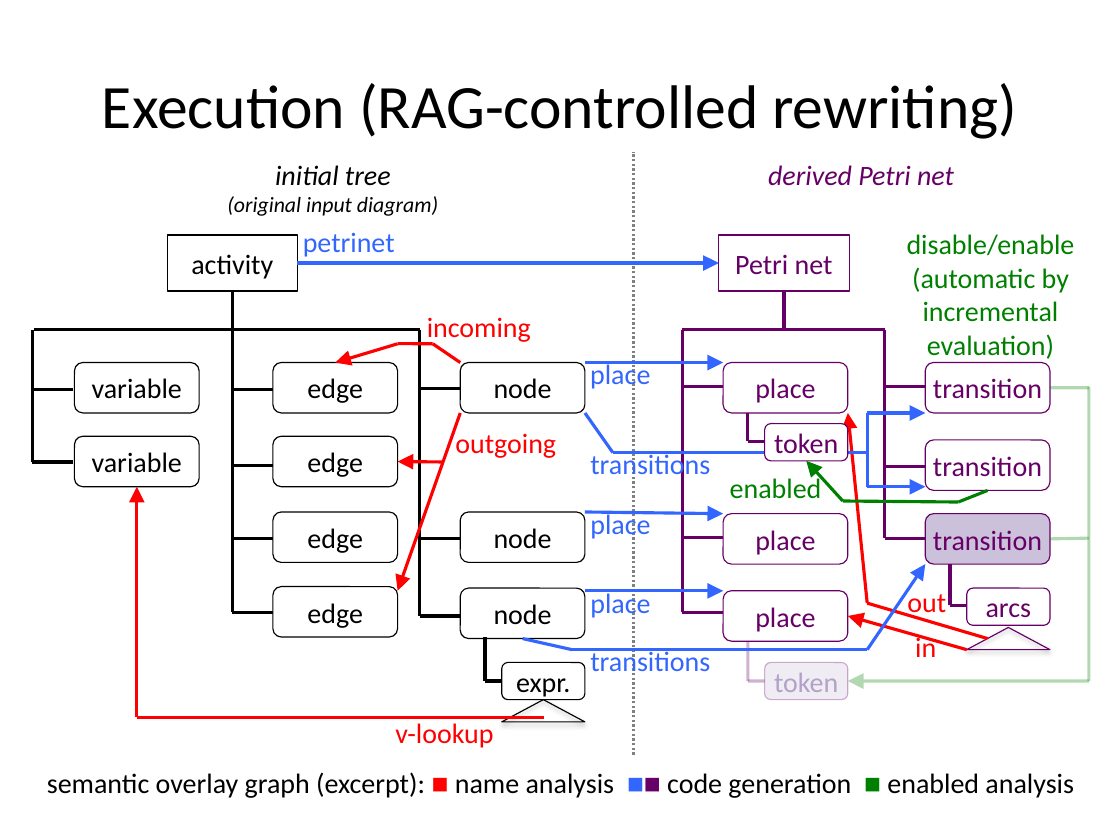
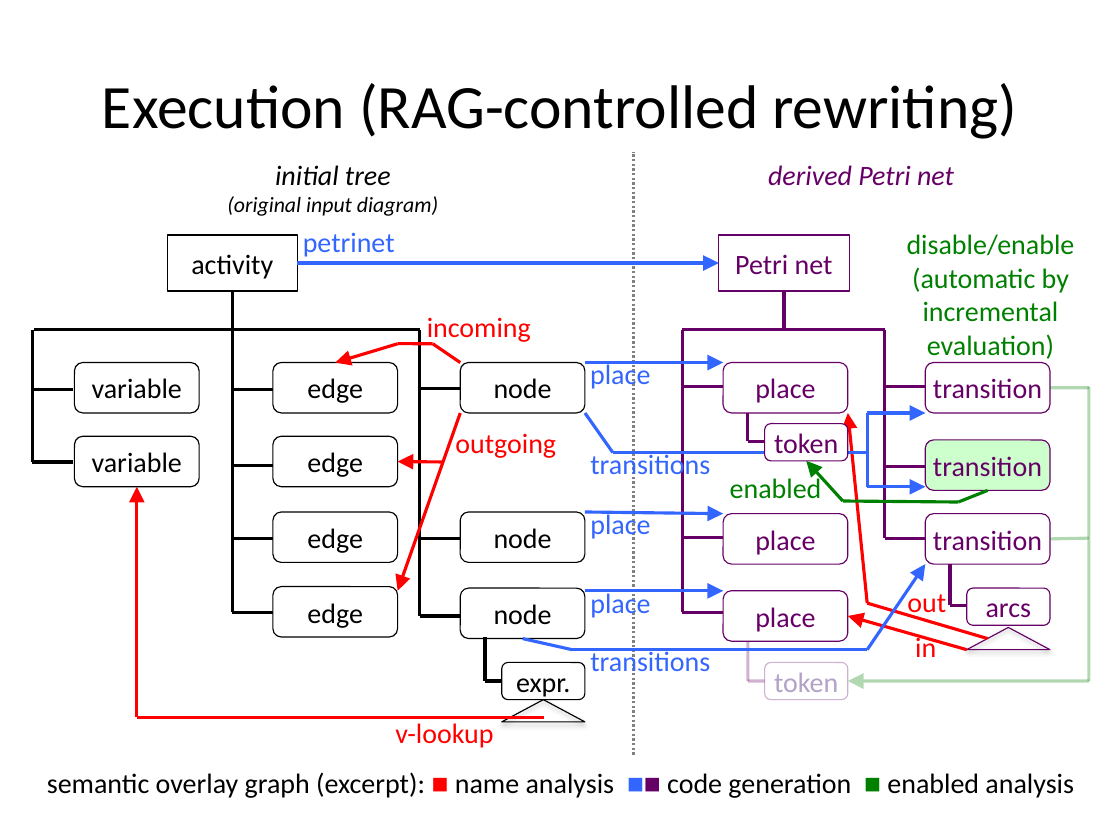
Before and after one commit to christoff-buerger/racr, a slide deck: slide 16 of examples/ttc-2015-fuml-activity-diagrams/documentation/figures/solution-presentation.pptx. Drawn at 1120x840 pixels with LibreOffice and Linux fonts; fonts in the diff are those of the drawing. Boxes give left, top, right and bottom in pixels: in the first picture for what was removed or moved away, otherwise in the second. Text is boxed around its words. In the diff, an @@ line names an element or a change of style, - is before the commit and + after.

```diff
--- a/examples/ttc-2015-fuml-activity-diagrams/documentation/figures/solution-presentation.pptx
+++ b/examples/ttc-2015-fuml-activity-diagrams/documentation/figures/solution-presentation.pptx
@@ rounded rectangle "transition" at bbox=[925, 440, 1049, 491]: fill #FFFFFF to #CCFFCC @@
@@ rounded rectangle "transition" at bbox=[925, 514, 1049, 564]: fill #CCC1DA to none @@
@@ rounded rectangle "token" at bbox=[765, 662, 848, 699]: fill #CCC1DA at 30% opacity to none @@
```
Also in this commit, not shown: 4 other slides changed, 4 other files.
